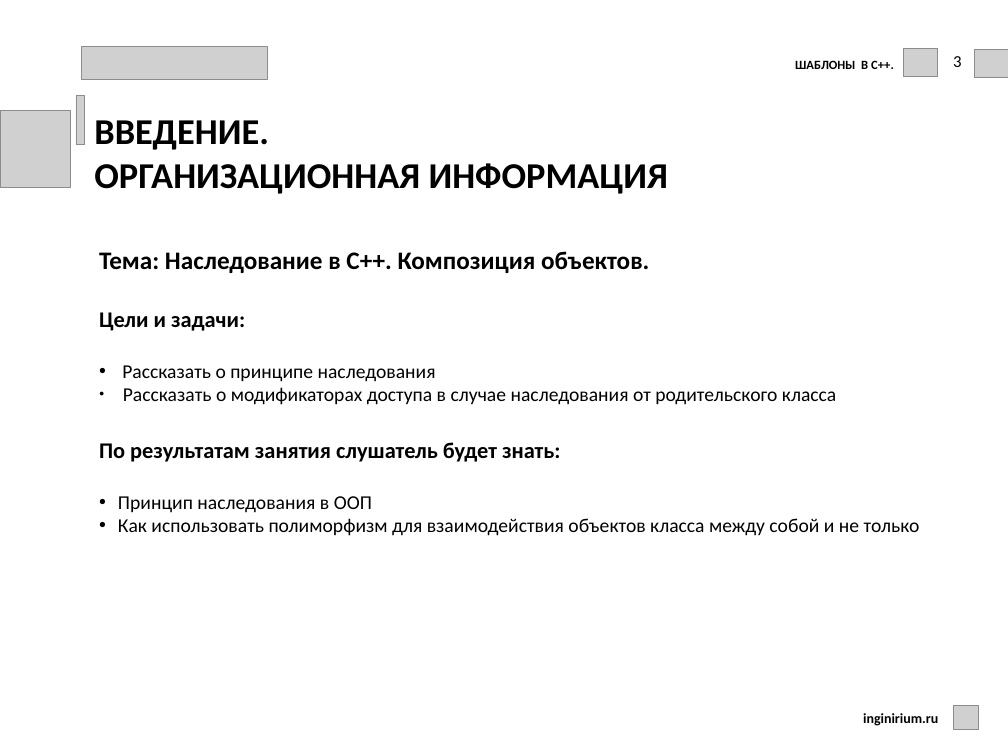
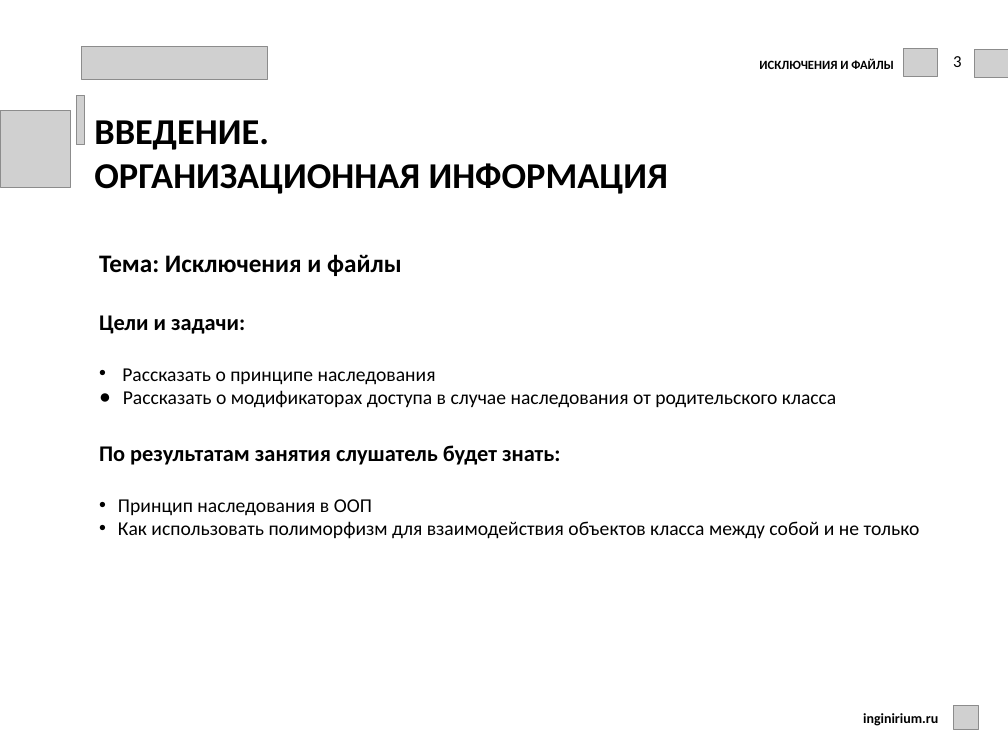
Before and after one commit to kprmk/Cpp, a slide deck: slide 3 of lessons_I/9-11/les_11/les_11_exceptions_file.pptx. Drawn at 1008x756 pixels with LibreOffice and Linux fonts; fonts in the diff are those of the drawing; grey boxes stand for pictures; background and template pictures are left out. Boxes give left, top, right and bottom in pixels: in the first picture for what was removed or moved away, otherwise in the second. Text is boxed around its words. In the diff, an @@ line names an element or a change of style, - is before the commit and + after.

```diff
--- a/lessons_I/9-11/les_11/les_11_exceptions_file.pptx
+++ b/lessons_I/9-11/les_11/les_11_exceptions_file.pptx
@@ text at bbox=[759, 58, 893, 69]: text changed @@
-ШАБЛОНЫ В С++.
+ИСКЛЮЧЕНИЯ И ФАЙЛЫ
@@ text at bbox=[99, 254, 402, 276]: text changed @@
-Тема: Наследование в С++. Композиция объектов.
+Тема: Исключения и файлы
```
Also in this commit, not shown: 16 other slides changed, 2 slides removed, 45 other files.
